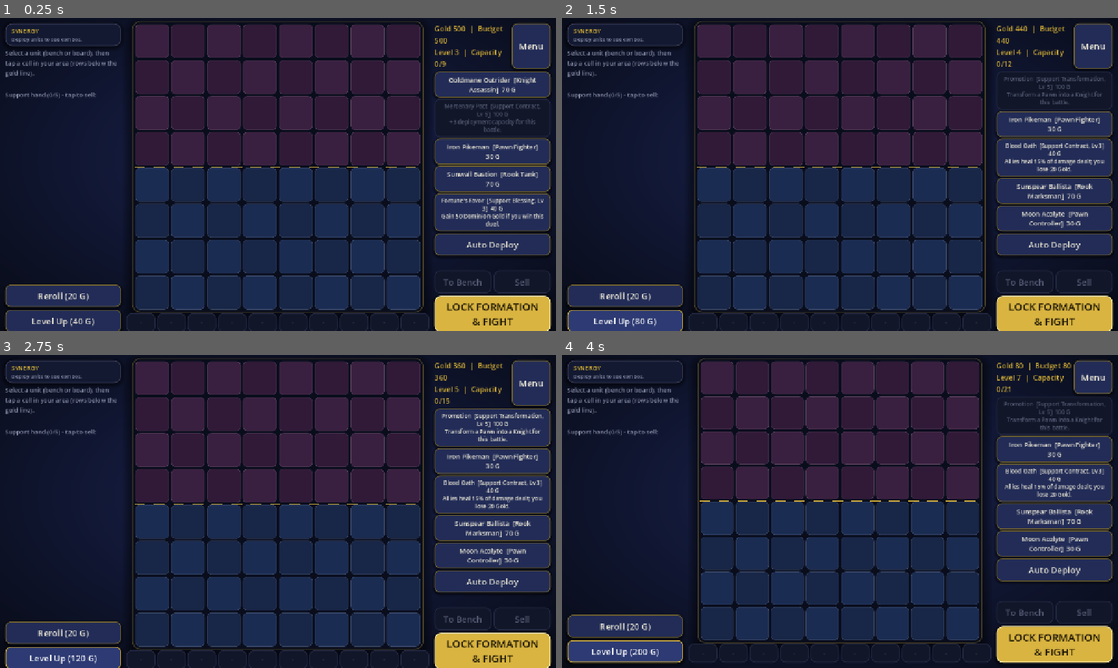
Above: before the commit, frames 1-4 (two rows, left to right).
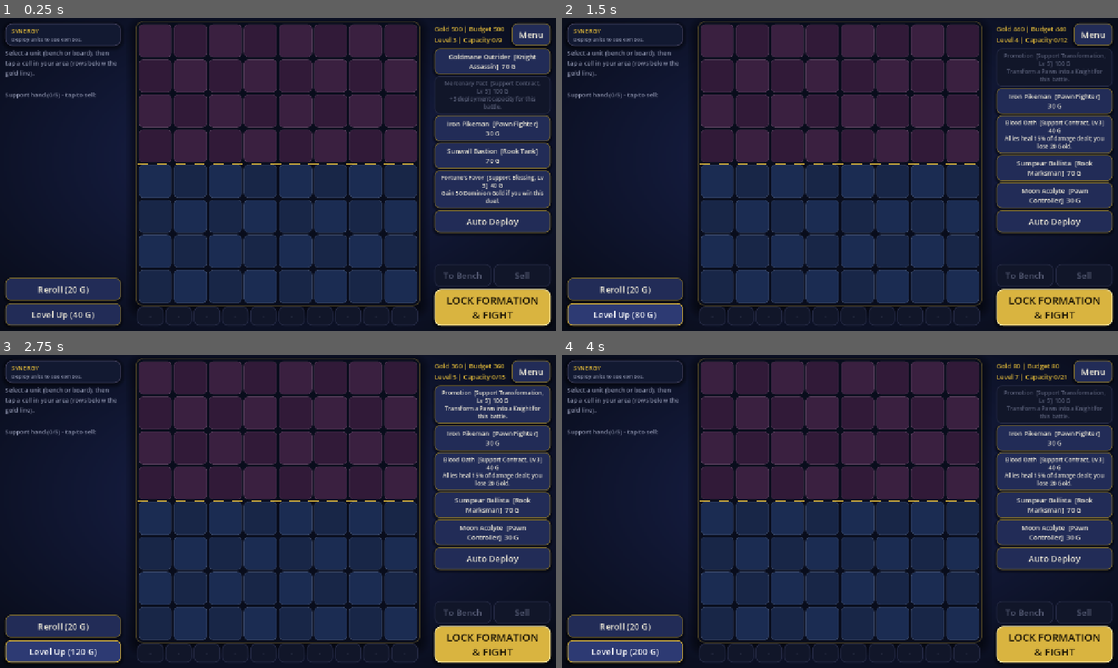
Above: after the commit, the same moments.

Repository: regi4nt/MultiverseDominion
Game: Godot game, scene res://scenes/battle_board/battle_board.tscn
Two runs of this game, one before a commit and one after it. Both use one fixed random seed, a clock stepped at 60 frames per second and the inputs below. This scene is started directly instead of the project's main scene.
Inputs:
- Up to frame 1 (0.25 s): no input
- Up to frame 2 (1.5 s): click "Reroll (20 G)" at 0.5 s; click "Level Up (40 G)" at 1.25 s
- Up to frame 3 (2.75 s): click "Level Up (80 G)" at 2 s
- Up to frame 4 (4 s): click "Level Up (120 G)" at 2.75 s; click "Level Up (160 G)" at 3.5 s

The runs differ from the first frame. In frame 1, 24% of the frame differs, in the area x 1-100%, y 1-100%; in frame 2, 23%; in frame 3, 23%; in frame 4, 6.9%.

Commit message:
Update battle_board.gd

Diff:
--- a/scripts/ui/battle_board.gd
+++ b/scripts/ui/battle_board.gd
@@ -151,7 +151,7 @@
 	root.move_child(left, root.get_child_count() - 1)
 	var head := HBoxContainer.new()
 	left.add_child(head)
-	status_label = UiTheme.make_label("", 17, UiTheme.COL_GOLD)
+	status_label = UiTheme.make_label("", 15, UiTheme.COL_GOLD)  # 15 px so both prep lines fit the narrow column at 16:9 and 4:3
 	status_label.size_flags_horizontal = Control.SIZE_EXPAND_FILL
 	status_label.autowrap_mode = TextServer.AUTOWRAP_WORD_SMART
 	head.add_child(status_label)
@@ -192,8 +192,9 @@
 	bench_grid.columns = int(GameData.b("prep_slots"))
 	bench_grid.add_theme_constant_override("h_separation", 4)
 	bench_grid.add_theme_constant_override("v_separation", 3)
-	bench_grid.size_flags_horizontal = Control.SIZE_EXPAND_FILL
+	bench_grid.size_flags_horizontal = Control.SIZE_SHRINK_CENTER
 	center.add_child(bench_grid)
+	grid.resized.connect(func(): bench_grid.custom_minimum_size.x = grid.size.x)  # bench row is exactly as wide as the board
 	var push := Control.new()  # pushes Auto Deploy + Level Up to the bottom
 	push.size_flags_vertical = Control.SIZE_EXPAND_FILL
 	prep_panel.add_child(push)
@@ -315,7 +316,7 @@
 # ------------------------------------------------------------------ preparation
 
 func _refresh_prep() -> void:
-	status_label.text = "Gold %d  |  Budget %d\nLevel %d  |  Capacity %d/%d" % [prep.gold, prep.budget_left, prep.level, prep.used_capacity(), prep.capacity()]
+	status_label.text = "Gold %d | Budget %d\nLevel %d | Capacity %d/%d" % [prep.gold, prep.budget_left, prep.level, prep.used_capacity(), prep.capacity()]
 	for c in shop_box.get_children():
 		shop_box.remove_child(c)
 		c.queue_free()
